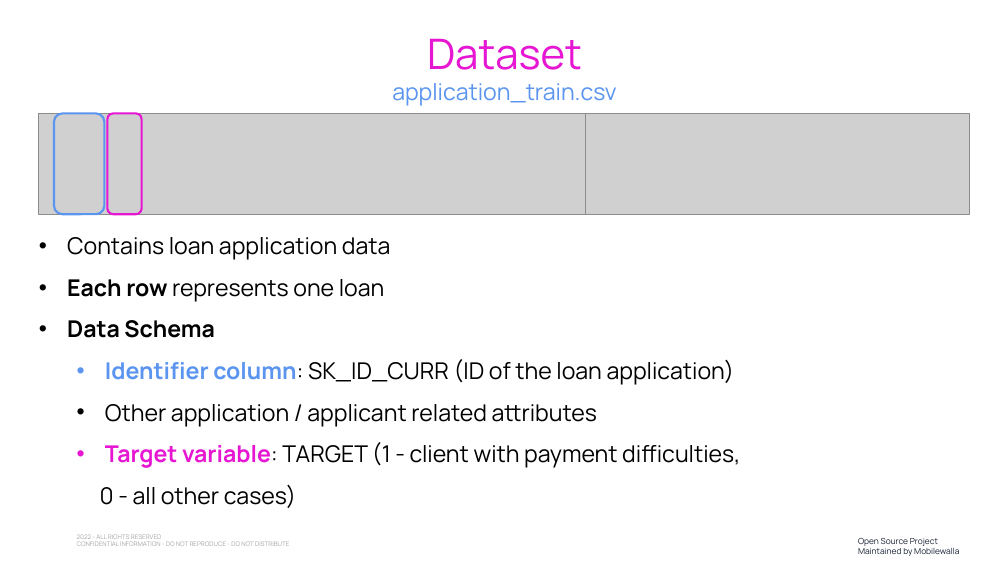
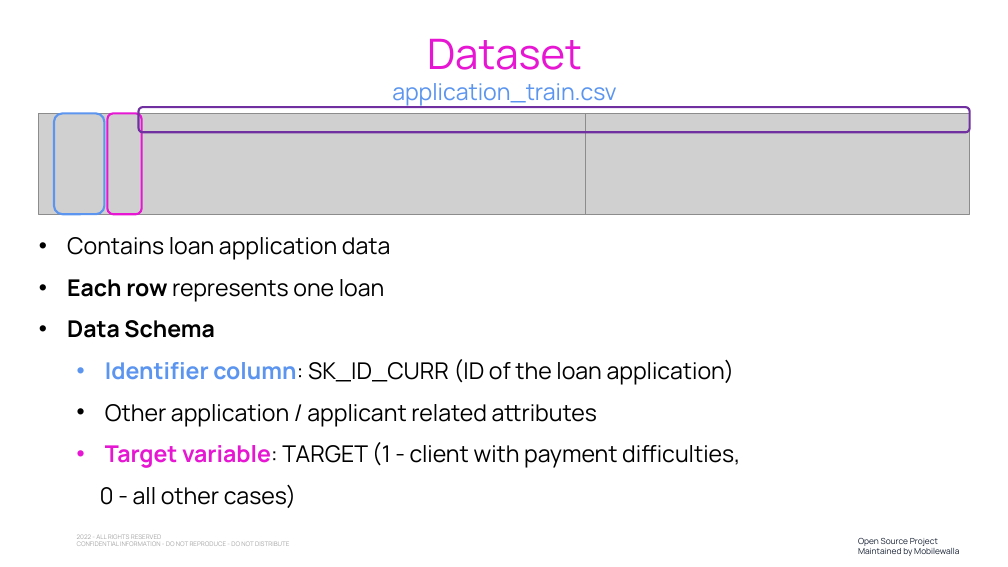
Before and after one commit to anovos/anovos, a slide deck: slide 5 of tutorial/use_case_demo/assets/Anovos Use Case Presentation.pptx. Drawn at 1008x567 pixels with LibreOffice and Linux fonts; fonts in the diff are those of the drawing; grey boxes stand for pictures; background and template pictures are left out. Boxes give left, top, right and bottom in pixels: in the first picture for what was removed or moved away, otherwise in the second. Text is boxed around its words. In the diff, an @@ line names an element or a change of style, - is before the commit and + after.

```diff
--- a/tutorial/use_case_demo/assets/Anovos Use Case Presentation.pptx
+++ b/tutorial/use_case_demo/assets/Anovos Use Case Presentation.pptx
@@ rounded rectangle added at bbox=[138, 107, 969, 132], outline #7030A0 2 pt @@
```
Also in this commit, not shown: 2 other slides changed, 10 other files.
